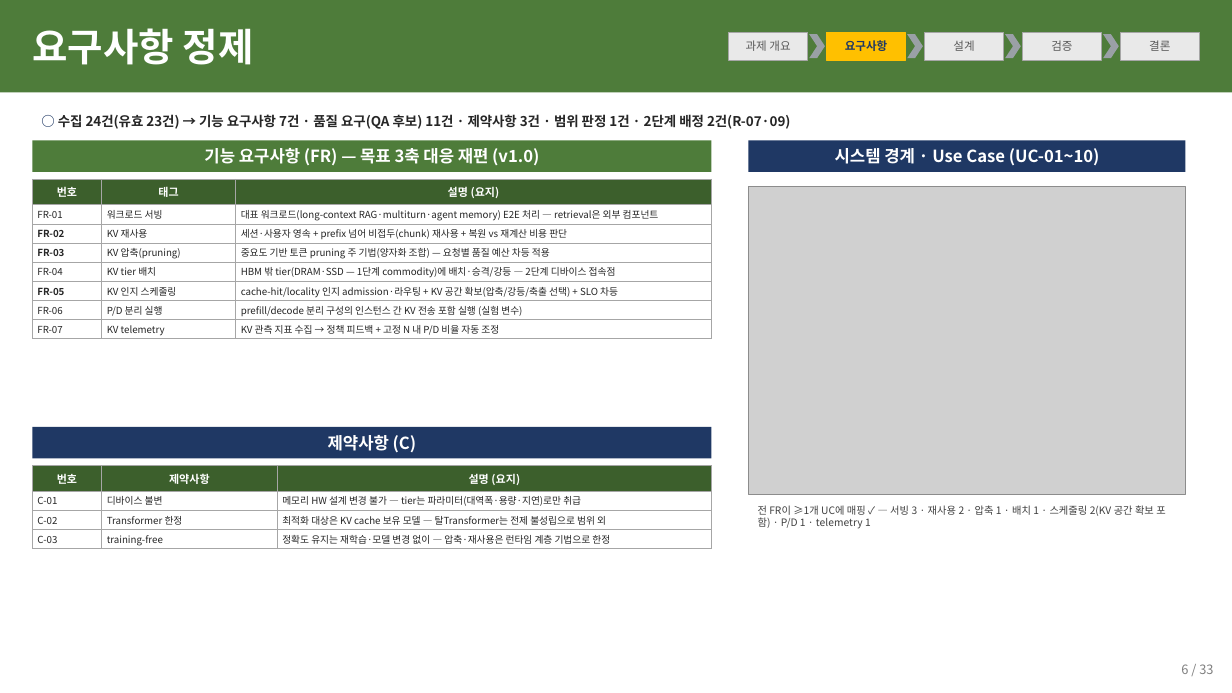
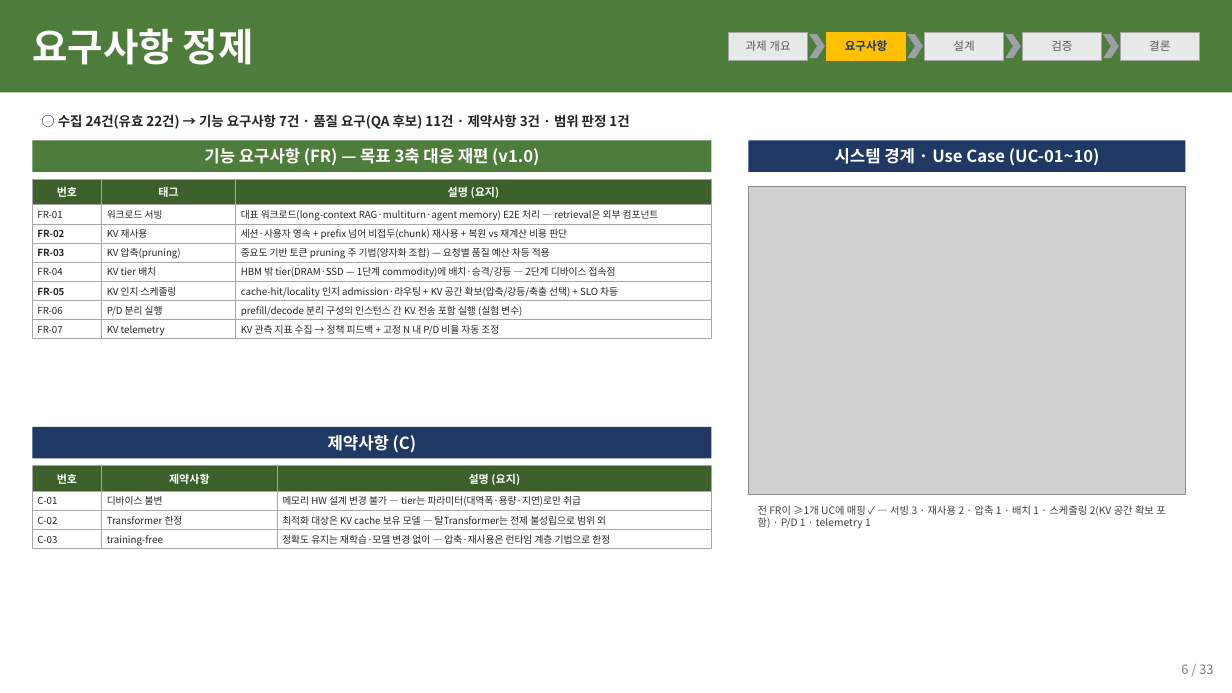
Before and after one commit to mkim0628/architect, a slide deck: slide 2 of docs/mcr_requirements_kv.pptx. Drawn at 1232x693 pixels with LibreOffice and Linux fonts; fonts in the diff are those of the drawing; grey boxes stand for pictures. Boxes give left, top, right and bottom in pixels: in the first picture for what was removed or moved away, otherwise in the second. Text is boxed around its words. In the diff, an @@ line names an element or a change of style, - is before the commit and + after.

```diff
--- a/docs/mcr_requirements_kv.pptx
+++ b/docs/mcr_requirements_kv.pptx
@@ text at [58, 114, 629, 129]: text changed @@
-○ 수집 24건(유효 23건) → 기능 요구사항 7건 · 품질 요구(QA 후보) 11건 · 제약사항 3건 · 범위 판정 1건 · 2단계 배정 2건(R-07·09)
+○ 수집 24건(유효 22건) → 기능 요구사항 7건 · 품질 요구(QA 후보) 11건 · 제약사항 3건 · 범위 판정 1건
```
Also in this commit, not shown: 2 other slides changed, 6 slides added, 2 other files.
